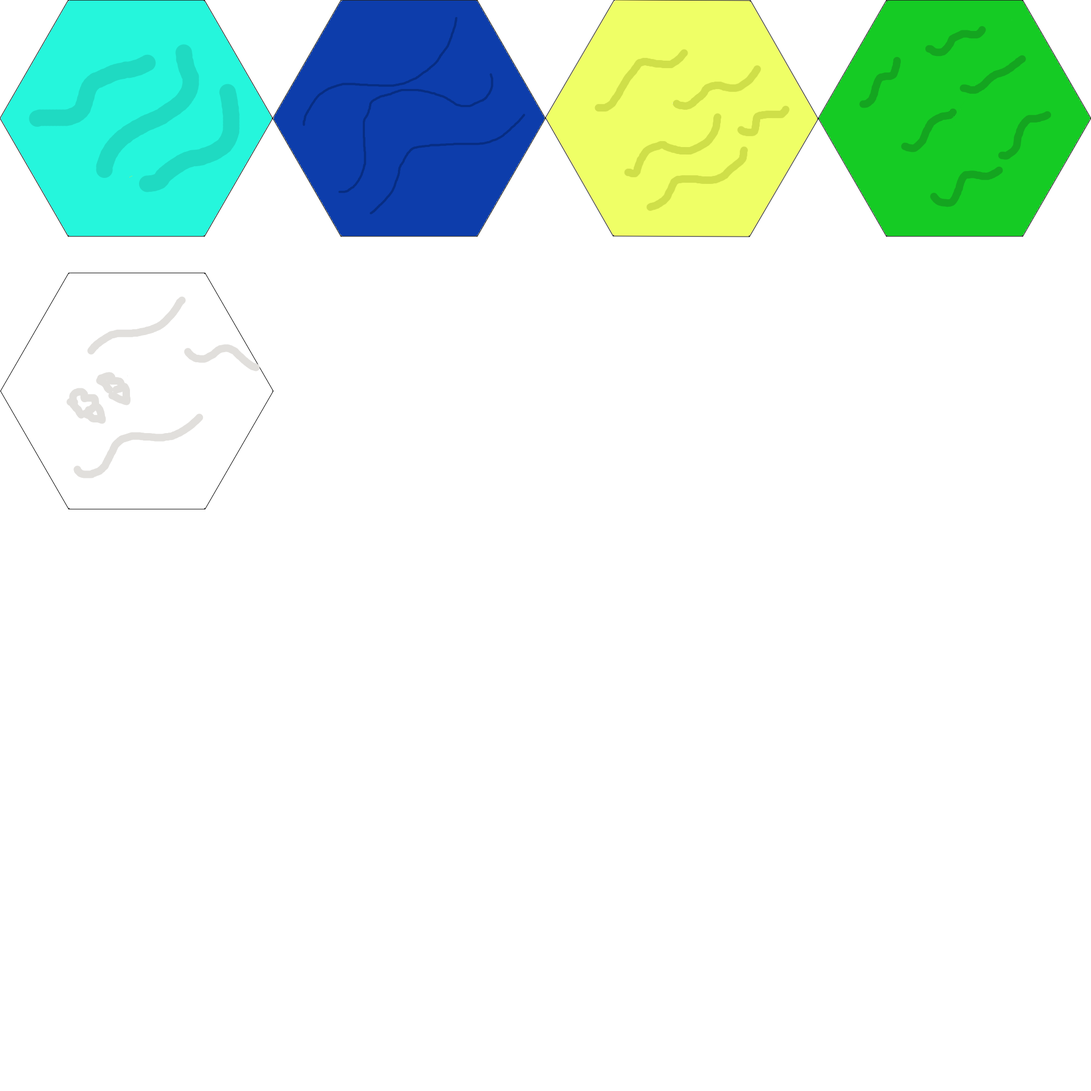
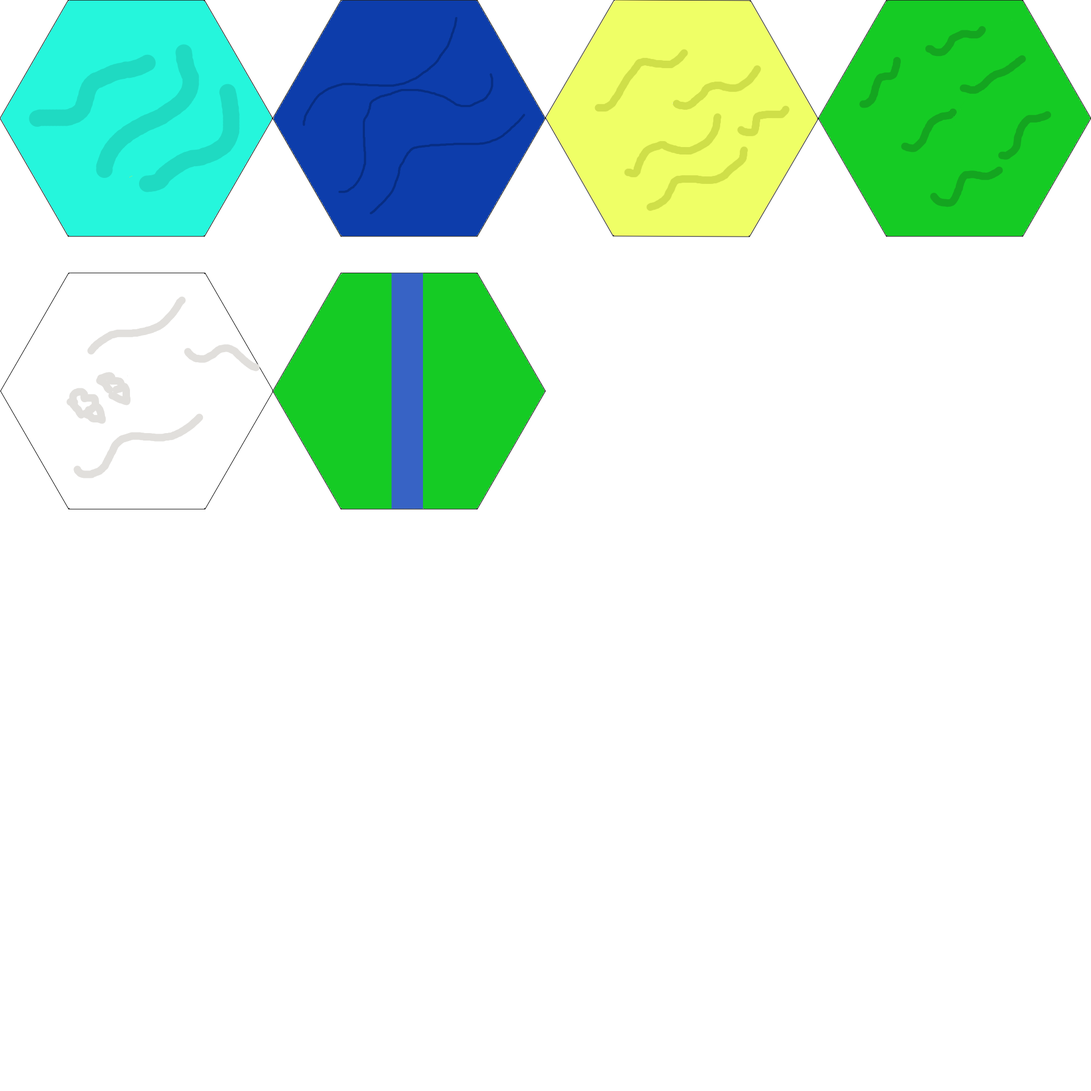
Layered file, before and after one edit (1091 × 1091). Changes by layer:
painted on "Snow" over left=272, top=374, right=283, bottom=409
added layer "Deep Water" (1st of 2) above "Deep Water" over left=272, top=272, right=547, bottom=511
